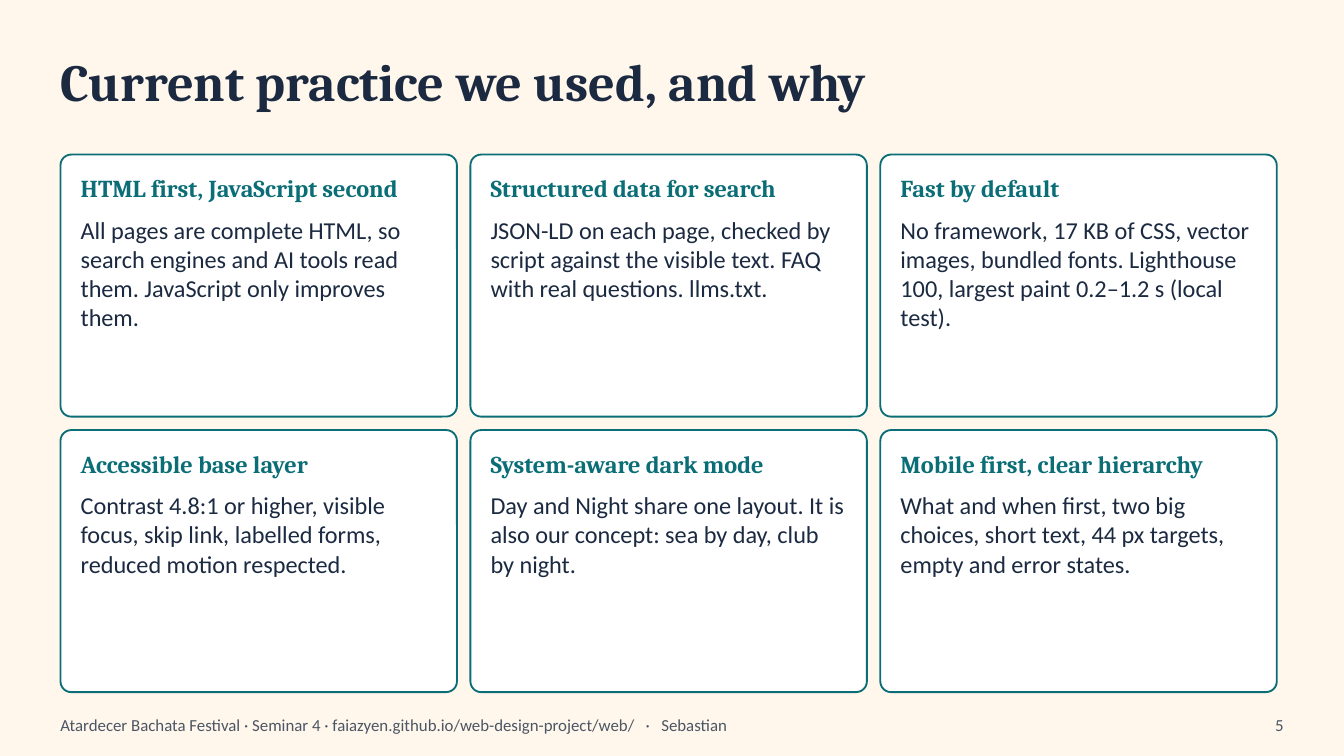
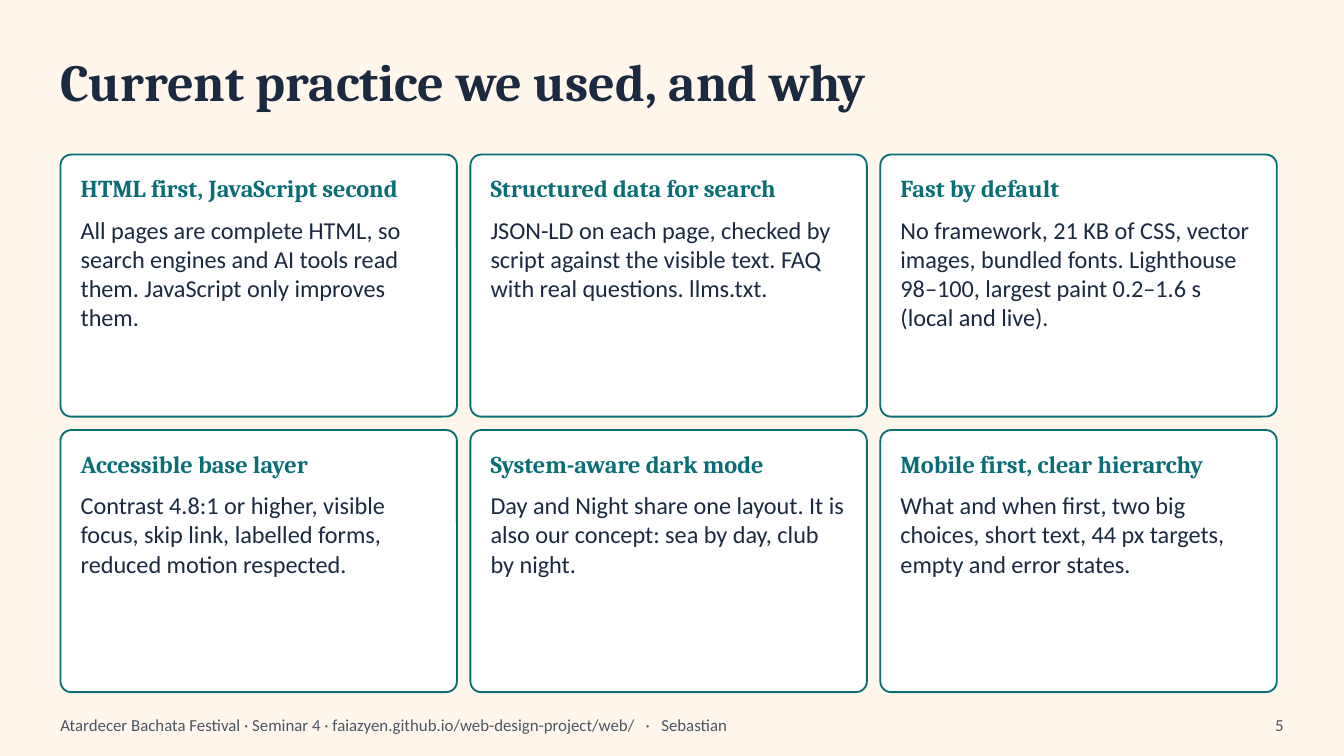
Before and after one commit to faiazyen/web-design-project, a slide deck: slide 5 of Seminar 4 Submission/presentation.pptx. Drawn at 1344x756 pixels with LibreOffice and Linux fonts; fonts in the diff are those of the drawing. Boxes give left, top, right and bottom in pixels: in the first picture for what was removed or moved away, otherwise in the second. Text is boxed around its words. In the diff, an @@ line names an element or a change of style, - is before the commit and + after.

```diff
--- a/Seminar 4 Submission/presentation.pptx
+++ b/Seminar 4 Submission/presentation.pptx
@@ text at [900, 222, 1249, 329]: text changed @@
-No framework, 17 KB of CSS, vector images, bundled fonts. Lighthouse 100, largest paint 0.2–1.2 s (local test).
+No framework, 21 KB of CSS, vector images, bundled fonts. Lighthouse 98–100, largest paint 0.2–1.6 s (local and live).
```
Also in this commit, not shown: 1 other slide changed, 9 other files.
